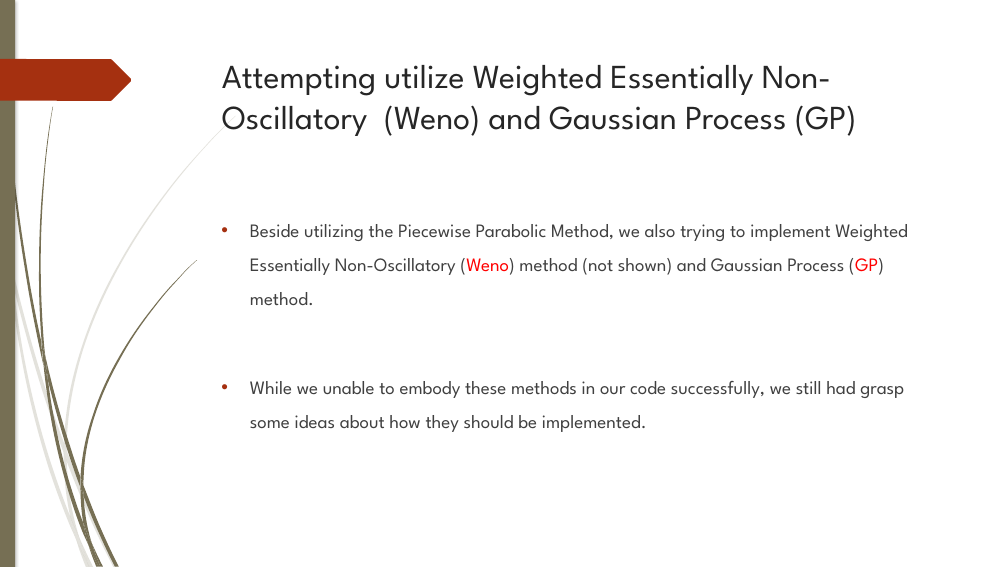
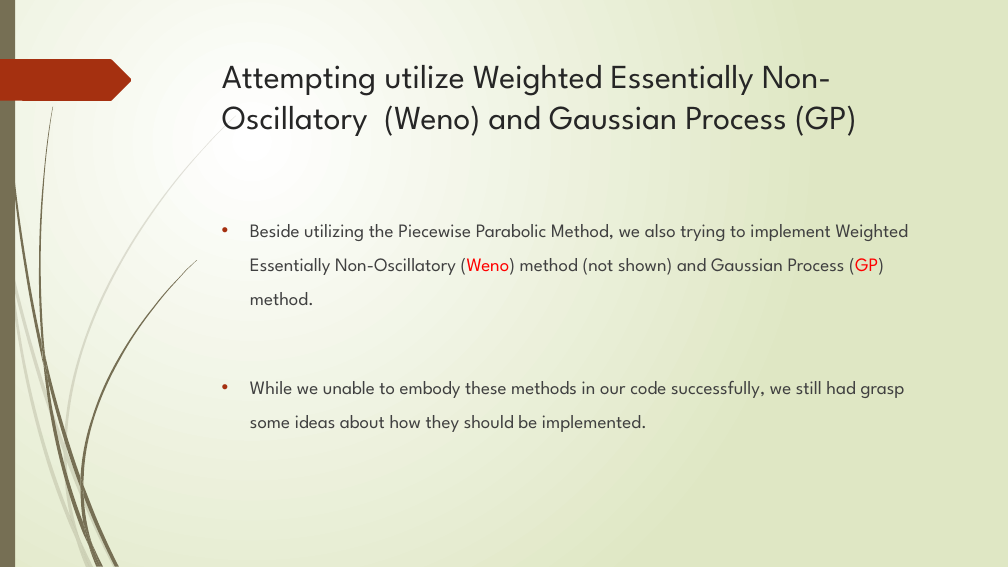
Before and after one commit to TsunSungKuo/ComputAstroPhys_GroupReport, a slide deck: slide 20 of ca_team_project.pptx. Drawn at 1008x567 pixels with LibreOffice and Linux fonts; fonts in the diff are those of the drawing. Boxes give left, top, right and bottom in pixels: in the first picture for what was removed or moved away, otherwise in the second. Text is boxed around its words. In the diff, an @@ line names an element or a change of style, - is before the commit and + after.

```diff
--- a/ca_team_project.pptx
+++ b/ca_team_project.pptx
@@ background #FFFFFF to gradient #FFFFFF to #DFE8C4 @@
@@ rectangle at (x1=0, y1=0, x2=15, y2=567): shadow off @@
@@ outline redrawn in 13 elements at (x1=11, y1=261, x2=64, y2=453), (x1=67, y1=451, x2=117, y2=567), (x1=8, y1=265, x2=76, y2=540), (x1=64, y1=453, x2=79, y2=538), (x1=64, y1=116, x2=236, y2=451), (x1=70, y1=516, x2=90, y2=567), (x1=2, y1=0, x2=43, y2=364), (x1=83, y1=485, x2=119, y2=566), (x1=39, y1=107, x2=53, y2=357), (x1=80, y1=260, x2=197, y2=485), (x1=80, y1=488, x2=91, y2=544), (x1=80, y1=477, x2=83, y2=496), (x1=0, y1=59, x2=132, y2=101) @@
@@ text "Beside utilizing the Piecewise Parabolic ..." at (x1=250, y1=224, x2=909, y2=432): indent changed @@
```
Also in this commit, not shown: 33 other slides changed.
